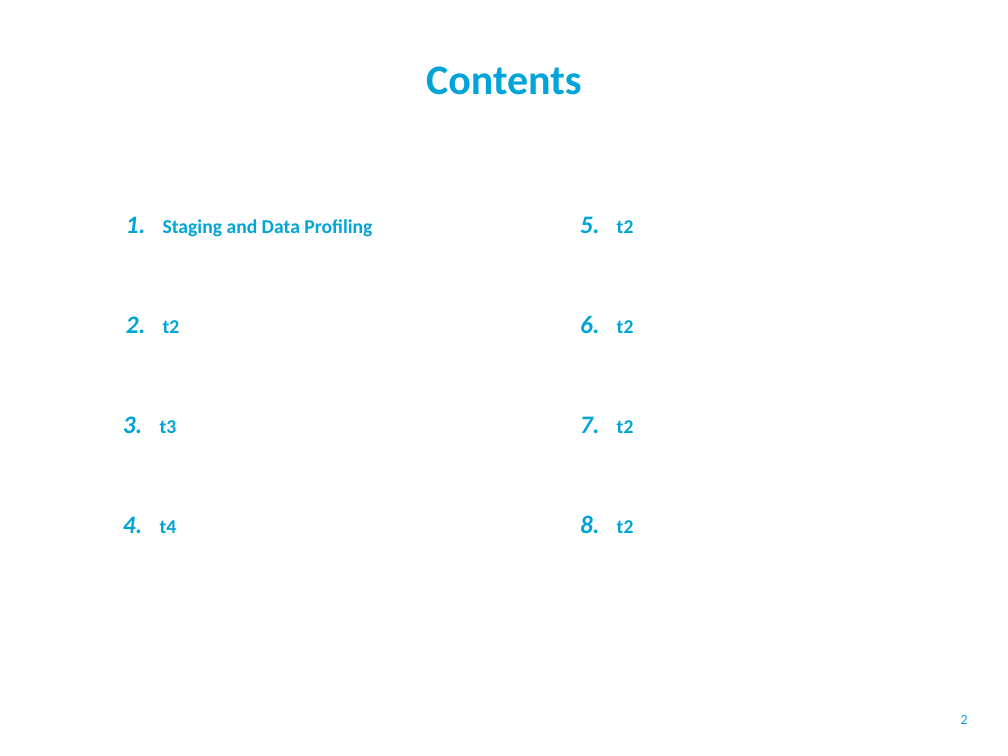
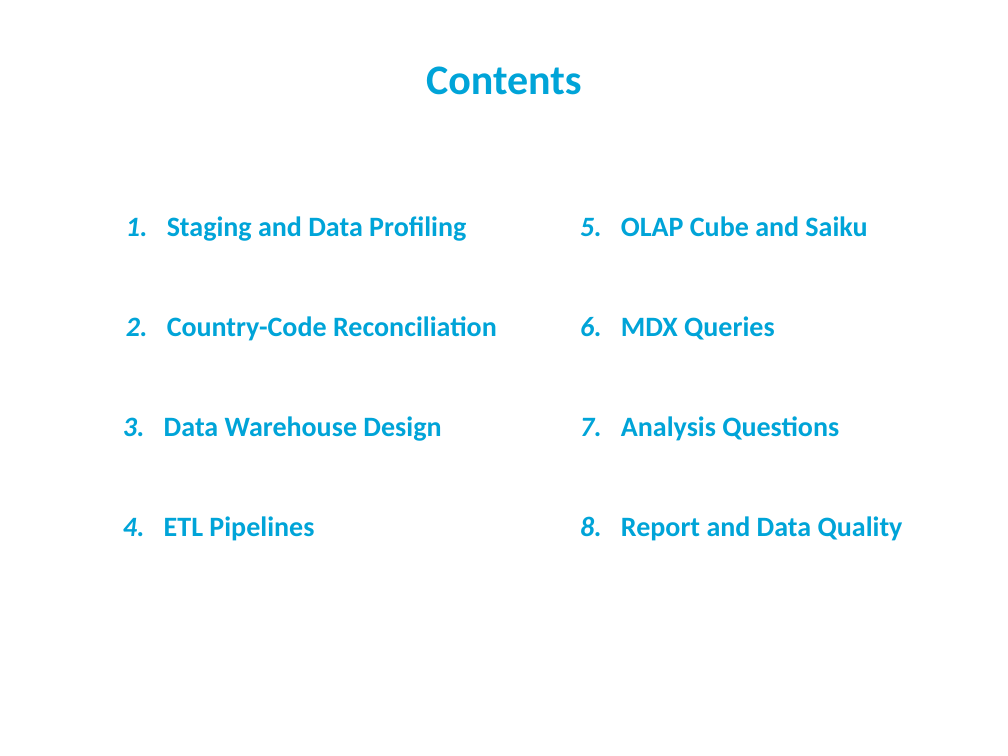
Before and after one commit to goncalo151515/AID, a slide deck: slide 2 of slides_20.pptx. Drawn at 1008x756 pixels with LibreOffice and Linux fonts; fonts in the diff are those of the drawing; background and template pictures are left out. Boxes give left, top, right and bottom in pixels: in the first picture for what was removed or moved away, otherwise in the second. Text is boxed around its words. In the diff, an @@ line names an element or a change of style, - is before the commit and + after.

Commit message:
T4 sem slides

```diff
--- a/slides_20.pptx
+++ b/slides_20.pptx
@@ text "1. Staging and Data Profiling" at bbox=[126, 216, 466, 241]: size 18 to 20 pt in "1."; size 14 to 20 pt @@
@@ text at bbox=[580, 216, 867, 237]: text changed; size 18 to 20 pt; italic off @@
-5. t2
+5. OLAP Cube and Saiku
@@ text at bbox=[126, 316, 497, 341]: text changed; size 18 to 20 pt; italic off @@
-2. t2
+2. Country-Code Reconciliation
@@ text at bbox=[580, 316, 774, 340]: text changed; size 18 to 20 pt; italic off @@
-6. t2
+6. MDX Queries
@@ text at bbox=[123, 416, 441, 441]: text changed; size 18 to 20 pt; italic off @@
-3. t3
+3. Data Warehouse Design
@@ text at bbox=[580, 416, 839, 441]: text changed; size 18 to 20 pt; italic off @@
-7. t2
+7. Analysis Questions
@@ text at bbox=[123, 516, 314, 541]: text changed; size 18 to 20 pt; italic off @@
-4. t4
+4. ETL Pipelines
@@ text at bbox=[580, 516, 903, 541]: text changed; size 18 to 20 pt; italic off @@
-8. t2
+8. Report and Data Quality
@@ page number removed at bbox=[961, 715, 968, 724] @@
-2
```
Also in this commit, not shown: 5 other slides changed, 10 slides added, 11 other files.
